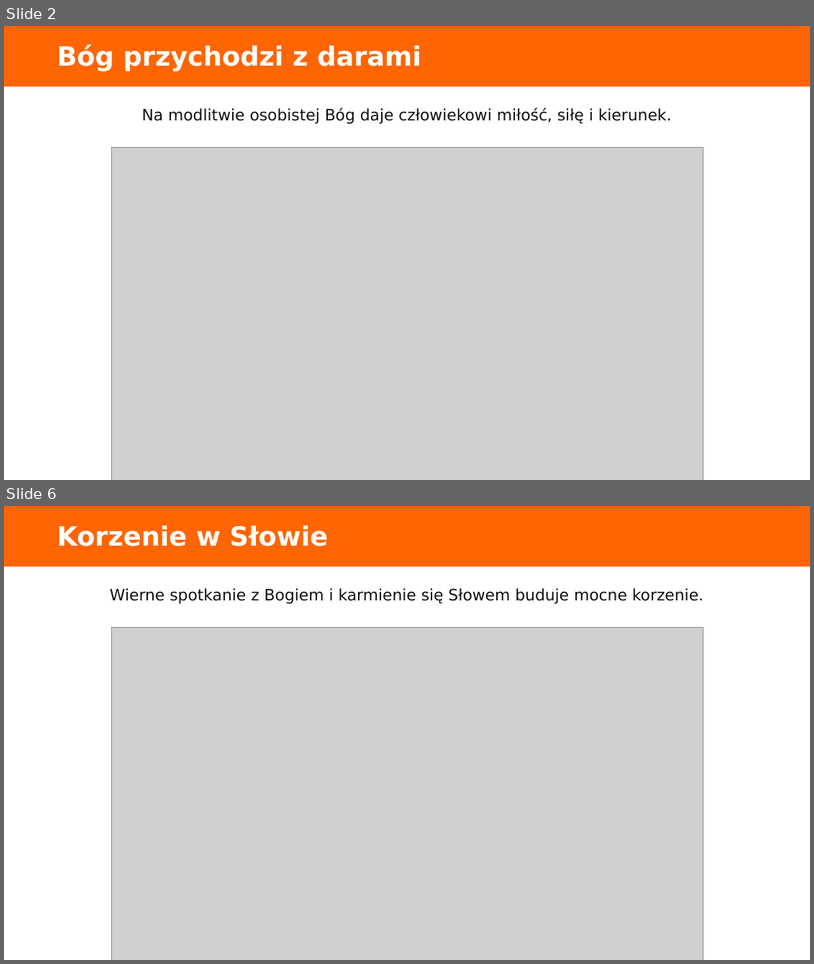
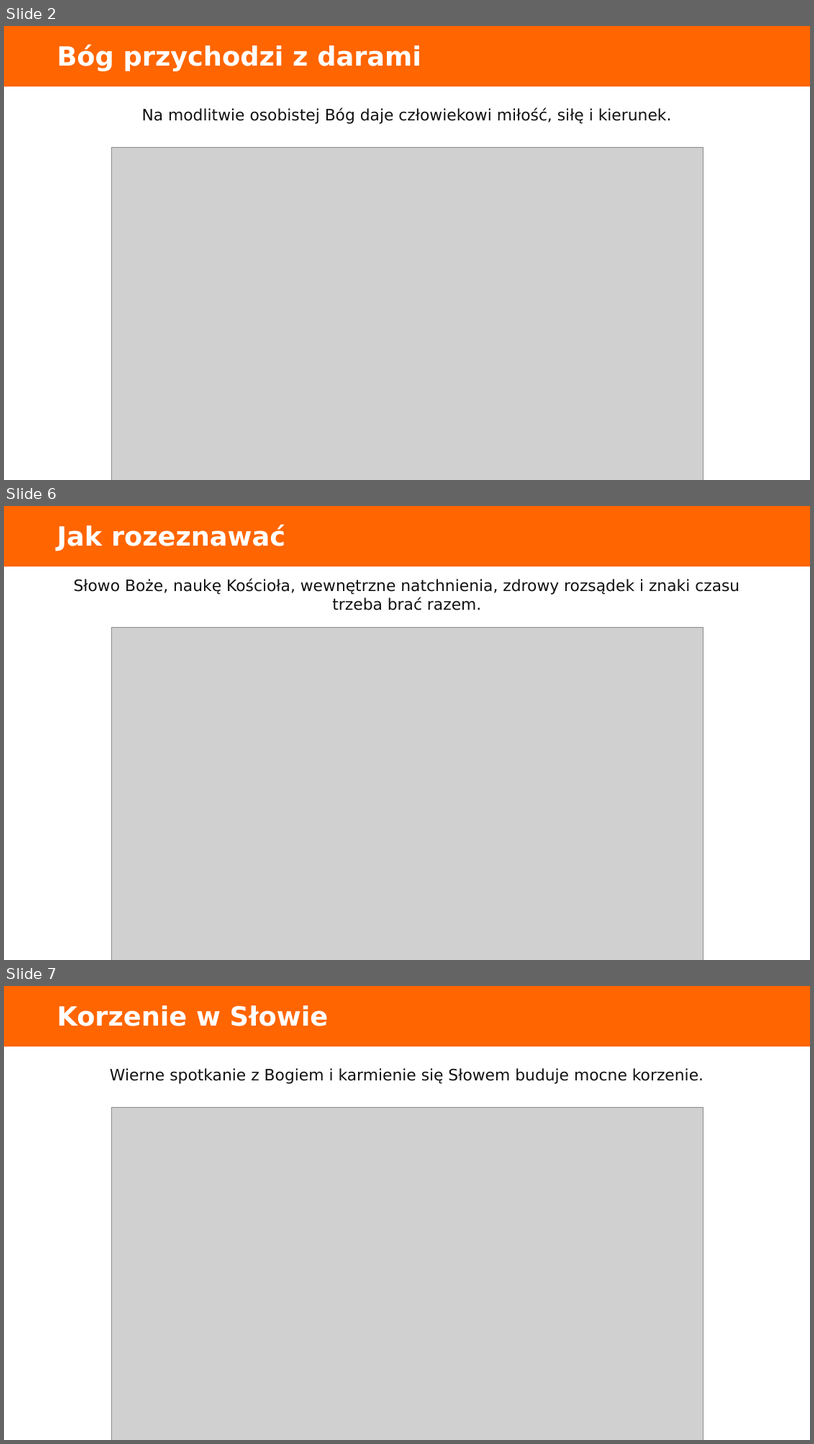
Before and after one commit to folkien/teachings, a slide deck: issue_kurs_kamch_lubecko/2.prowadzenie-modlitwy-osobistej/dyrektorium_2017_prowadzenie-modlitwy-osobistej_prezentacja.pptx. Shown one above the other, each under a label of ours: slides 2 and 6 before the commit, slides 2, 6 and 7 after it; the slides between them are not shown. The pictures are 814x964 and 814x1444 pixels, drawn with LibreOffice and Linux fonts; fonts in the diff are those of the drawing; grey boxes stand for pictures. Boxes give left, top, right and bottom in pixels: in the first picture for what was removed or moved away, otherwise in the second. Text is boxed around its words. In the diff, an @@ line names an element or a change of style, - is before the commit and + after.

```diff
--- a/issue_kurs_kamch_lubecko/2.prowadzenie-modlitwy-osobistej/dyrektorium_2017_prowadzenie-modlitwy-osobistej_prezentacja.pptx
+++ b/issue_kurs_kamch_lubecko/2.prowadzenie-modlitwy-osobistej/dyrektorium_2017_prowadzenie-modlitwy-osobistej_prezentacja.pptx
@@ slide 6 added at <box>4,506,810,960</box>, background #FFFFFF @@
@@ rectangle added at <box>4,506,810,566</box>, fill #FF6500, outline #FF6500 0 pt @@
@@ text added at <box>57,525,286,551</box>, 31.5 pt, text #FFFFFF, bold @@
+Jak rozeznawać
@@ text added at <box>74,578,740,610</box>, 18.8 pt, text #111111 @@
+Słowo Boże, naukę Kościoła, wewnętrzne natchnienia, zdrowy rozsądek i znaki czasu trzeba brać razem.
@@ picture added at <box>112,627,703,960</box> @@
@@ what was slide 6 is now slide 7 @@
```
Also in this commit, not shown: 3 slides changed, 17 other files.
